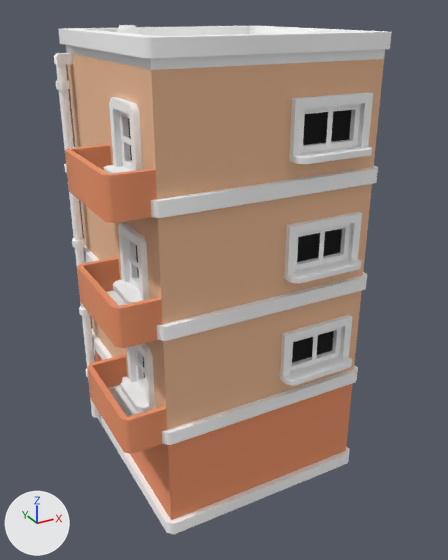
A saved change to the glTF model assets/kenney/citycommercial/building-g.glb.
One viewpoint serves both versions: a 50 mm lens placed at (-0.994, -1.994, 1.75), pointed at (0.066, -0.067, 0.786). Arrows for +X, +Y and +Z are at lower left; the lights stay in place. The first picture is the older version.

Script lines for the objects in view, before the commit:
```python
me_building_g = bpy.data.meshes.new('building-g')
me_building_g.from_pydata(...)  # 1253 vertices, 2000 faces; spans x -0.49..0.49, y -0.46..0.46, z 0.0..1.69
me_building_g.materials.append(mat_colormap)
ob_building_g = bpy.data.objects.new('building-g', me_building_g)
ob_building_g.location = (0.0, 0.0, 0.0)
```
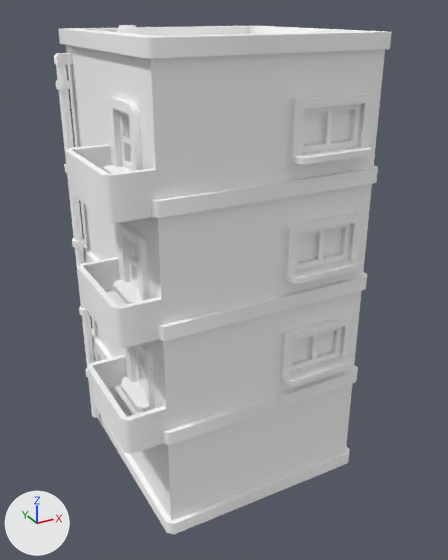
Location of each change, [x1, y1, x2, y2] in pixels of the pictures (448 x 560 px):
```json
{"object": "building-g", "change": "recoloured", "before": [54, 51, 384, 524], "after": [54, 51, 384, 524], "on screen": "lighter"}
```

Scene script edits in JSON lines:
```json
{"op": "add", "block": "mat_colormap_117", "code": ["mat_colormap_117 = principled_material('colormap.117')", "mat_colormap_117.base_color = (1.0, 1.0, 1.0)  # white #ffffff", "mat_colormap_117.roughness = 1.0"]}
{"block": "me_building_g", "where": "me_building_g.from_pydata(...)  # 1253 vertices, 2000 faces; spans x -0.49..0.49, y -0.46..0.46, z 0.0..1.69"}
{"op": "remove", "block": "me_building_g", "code": "me_building_g.materials.append(mat_colormap)"}
{"op": "add", "block": "me_building_g", "code": "me_building_g.materials.append(mat_colormap_117)  # white #ffffff"}
```
